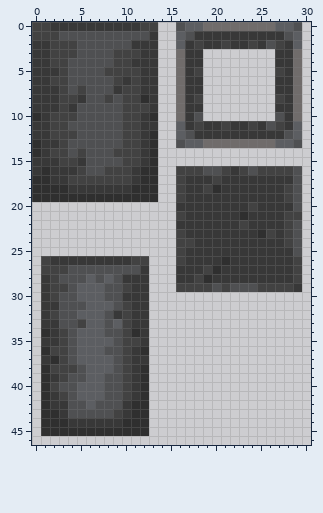
Two states of a pixel-art sprite, src/assets/gauntlet/textures/decoration/trash/ornate_trashcan_inner.png. The picture above is the old version.
The file is 64x64 pixels. Shown: x 0..30, y 0..46.
The result:
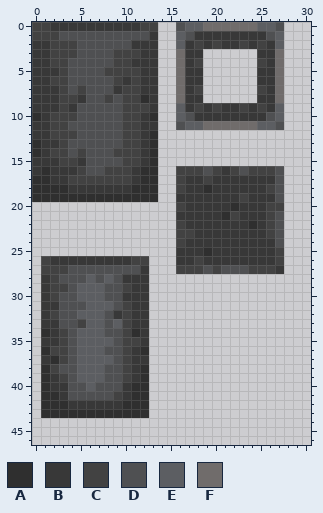
Palette (. is transparent): A #2f2f2f  B #383838  C #424242  D #4f5052  E #5c5e62  F #706c6b
Edits made:
y 0: x 25..29 FFEED -> EED..
y 1: x 26..29 BBDE -> DE..
y 2: x 20..21 BC -> CB; x 23..29 BCBDCBE -> CBCBE..
y 3: x 25..29 ..BBF -> BBF..
y 4: x 18 B -> C; x 25..29 ..BBF -> CBF..
y 5: x 18 C -> B; x 25..29 ..CBF -> BBF..
y 6: x 25..29 ..BBF -> BBF..
y 7: x 18 B -> C; x 25..29 ..BBF -> CBF..
y 8: x 18 C -> B; x 25..29 ..CBF -> BBF..
y 9: x 16 F -> E; x 18..29 B........BBF -> CBCBBCBCBE..
y 10: x 16..29 FBD........DBF -> EDBBBBBBBBDE..
y 11: x 16..29 EBCBBCBBCBDCBE -> DEEFFFFFFEED..
y 12: x 16..29 EDBBBBBBBBBBDE -> ..............
y 13: x 16..29 DEEFFFFFFFFEED -> ..............
y 16: x 20..24 DCBCD -> CBCDC; x 27..29 CCD -> D..
y 17: x 19..20 BC -> CB; x 27..29 BBD -> D..
y 18: x 19..20 CA -> AB; x 26..29 BBCD -> CD..
y 19: x 16 C -> B; x 23 B -> C; x 27..29 BCD -> D..
y 20: x 16 B -> C; x 22 B -> A; x 24 C -> B; x 26..29 BBBD -> CC..
y 21: x 16 C -> B; x 21..23 BBA -> ACB; x 26..29 BBCC -> CD..
y 22: x 16 B -> C; x 23..24 CB -> BA; x 26..29 BBCD -> CD..
y 23: x 17 B -> C; x 25 A -> B; x 27..29 BCD -> D..
y 24: x 17 C -> B; x 27..29 BCD -> D..
y 25: x 16 C -> B; x 19 B -> A; x 27..29 BBD -> C..
y 26: x 16 C -> B; x 18 B -> C; x 21 A -> B; x 27..29 BBC -> C..
y 27: x 16..26 BBBCABBBBBB -> CCCDCDDDCCC; x 28..29 BC -> ..
y 28: x 16..29 BBCABBBBBBBBBC -> ..............
y 29: x 16..29 CCCCDCDDDCCCCB -> ..............
y 38: x 3..5 CCD -> DDE; x 8 E -> D
y 39: x 5 D -> E
y 40: x 2..3 CD -> BB; x 5 E -> D; x 7 E -> D; x 10..11 CB -> BA
y 41: x 2..3 BC -> AB; x 5..7 EEE -> DDD; x 9..11 DCB -> CBA
y 42: x 2..10 BBDDEDDDB -> AABBBBBBA
y 43: x 3..10 BDDDDDCB -> AAAAAAAA
y 44: x 1..12 AAABBBBBBAAA -> ............
y 45: x 1..12 AAAAAAAAAAAA -> ............
Changed places in both pictures, as pixel boxes (x1, y1, x2, y2):
changed: (176, 22, 302, 292)
changed: (41, 364, 149, 436)
